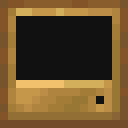
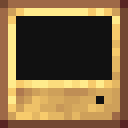
Two versions of the same layered image (128×128). Layer-by-layer changes:
added layer "Calque copié" above "Bar v0.5.0" over 0, 0, 128, 128
renamed "Calque copié #1" to "Bar v0.5.0", hid it over 16, 80, 112, 112
hid "New screen" over 16, 80, 112, 88
renamed "Calque copié" to "Casing v0.5.0", hid it over 0, 0, 128, 128
